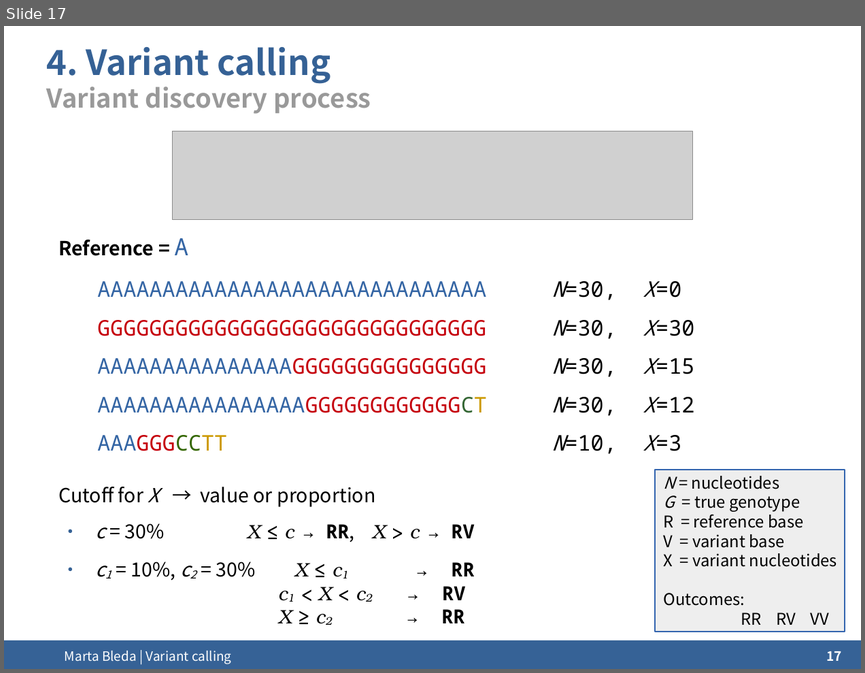
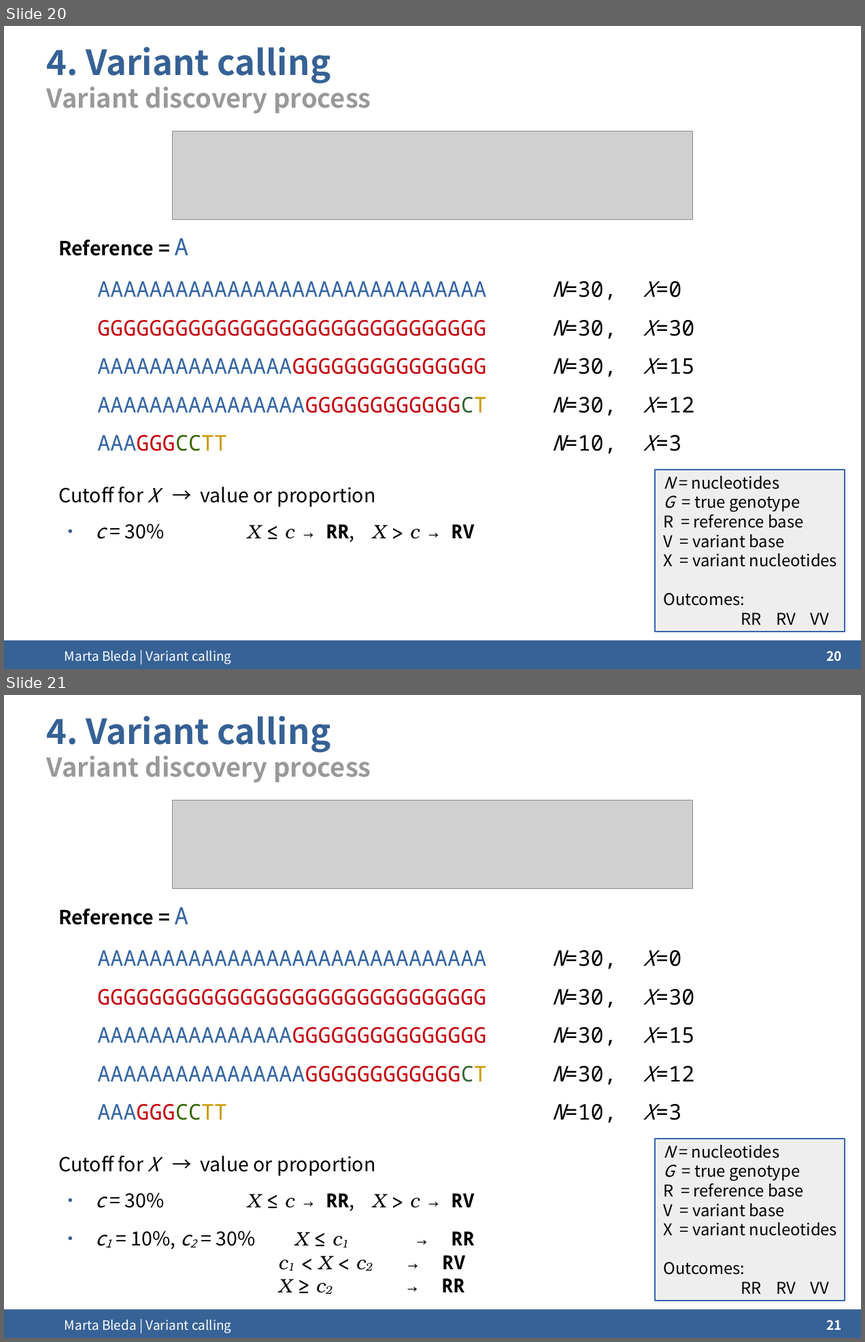
Before and after one commit to ngs-course/ngs-course.github.io, a slide deck: Course_Materials/variant_calling/presentation/2014-Cambridge_variant_calling.odp. Shown one above the other, each under a label of ours: slide 17 before the commit, slides 20 and 21 after it. The pictures are 865x673 and 865x1342 pixels, drawn with LibreOffice and Linux fonts; fonts in the diff are those of the drawing; grey boxes stand for pictures; background and template pictures are left out. Boxes give left, top, right and bottom in pixels: in the first picture for what was removed or moved away, otherwise in the second. Text is boxed around its words. In the diff, an @@ line names an element or a change of style, - is before the commit and + after.

Commit message:
Variant calling updated

```diff
--- a/Course_Materials/variant_calling/presentation/2014-Cambridge_variant_calling.odp
+++ b/Course_Materials/variant_calling/presentation/2014-Cambridge_variant_calling.odp
@@ slide 20 added at (4,26,861,669), background #FFFFFF; not listed: 1 template element that a slide beside it also shows @@
@@ title added at (47,47,371,114), 24 pt, text #999999, bold @@
+4. Variant calling
+Variant discovery process
@@ picture added at (173,131,693,220) @@
@@ text added at (58,238,694,542), 20 pt, text #000000 @@
+Reference = A
+AAAAAAAAAAAAAAAAAAAAAAAAAAAAAA N=30, X=0
+GGGGGGGGGGGGGGGGGGGGGGGGGGGGGG N=30, X=30
+AAAAAAAAAAAAAAAGGGGGGGGGGGGGGG N=30, X=15
+AAAAAAAAAAAAAAAAGGGGGGGGGGGGCT N=30, X=12
+AAAGGGCCTT N=10, X=3
+Cutoff for X → value or proportion
+● c = 30% X ≤ c → RR, X > c → RV
@@ rectangle added at (655,469,844,631), fill #EEEEEE, outline #3465AF 1.45 pt, 15 pt, text #000000 @@
+N = nucleotides
+G = true genotype
+R = reference base
+V = variant base
+X = variant nucleotides
+Outcomes:
+RR RV VV
@@ text added at (65,650,232,664), 12 pt, text #FFFFFF @@
+Marta Bleda | Variant calling
@@ page number added at (827,650,842,660), 12 pt, text #FFFFFF, bold @@
+20
@@ what was slide 17 is now slide 21 @@
@@ page number at (827,1319,842,1329): text changed @@
-17
+21
```
Also in this commit, not shown: 8 slides changed, 4 other slides added, 8 other files.
